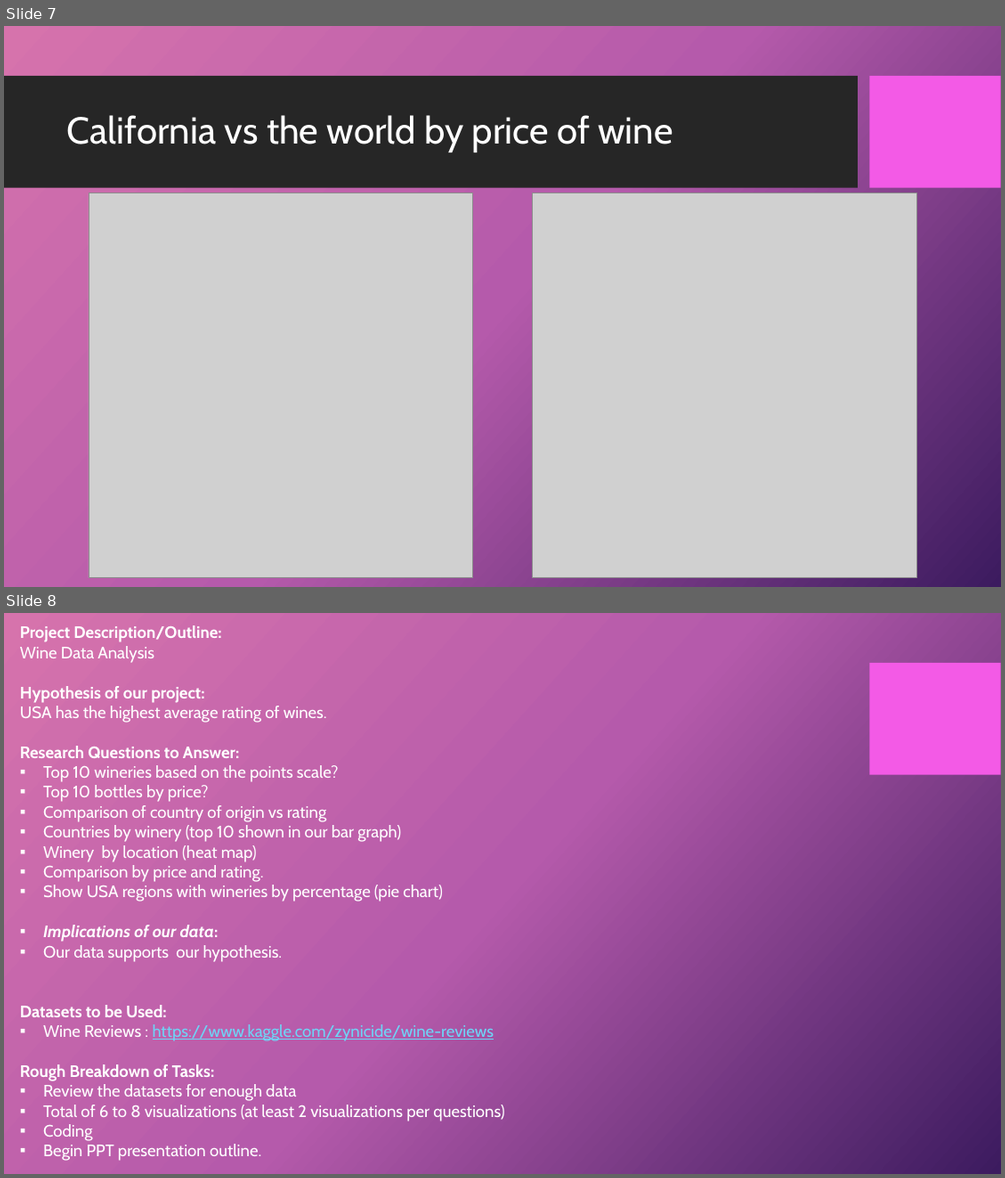
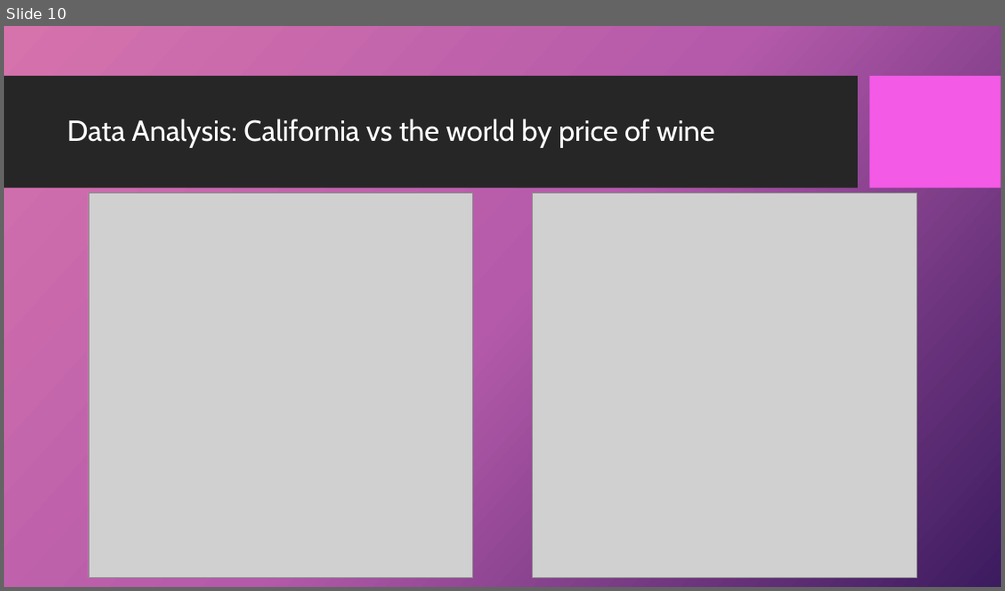
Before and after one commit to 4Reference/Project1, a slide deck: Data Science_Project 1_Group2.pptx. Shown one above the other, each under a label of ours: slides 7 and 8 before the commit, slide 10 after it. The pictures are 1005x1178 and 1005x591 pixels, drawn with LibreOffice and Linux fonts; fonts in the diff are those of the drawing; grey boxes stand for pictures; background and template pictures are left out. Boxes give left, top, right and bottom in pixels: in the first picture for what was removed or moved away, otherwise in the second. Text is boxed around its words. In the diff, an @@ line names an element or a change of style, - is before the commit and + after.

```diff
--- a/Data Science_Project 1_Group2.pptx
+++ b/Data Science_Project 1_Group2.pptx
@@ slide 8 removed at (4, 613, 1001, 1174), background picture (left out); not listed: 1 template element that a slide beside it also shows @@
@@ text removed at (20, 625, 504, 1160) @@
-Project Description/Outline:
-Wine Data Analysis
-Hypothesis of our project:
-USA has the highest average rating of wines.
-Research Questions to Answer:
-▪ Top 10 wineries based on the points scale?
-▪ Top 10 bottles by price?
-▪ Comparison of country of origin vs rating
-▪ Countries by winery (top 10 shown in our bar graph)
-▪ Winery by location (heat map)
-▪ Comparison by price and rating.
-▪ Show USA regions with wineries by percentage (pie chart)
-▪ Implications of our data:
-▪ Our data supports our hypothesis.
-Datasets to be Used:
-▪ Wine Reviews : https://www.kaggle.com/zynicide/wine-reviews
-Rough Breakdown of Tasks:
-▪ Review the datasets for enough data
-▪ Total of 6 to 8 visualizations (at least 2 visualizations per questions)
-▪ Coding
-▪ Begin PPT presentation outline.
@@ what was slide 7 is now slide 10 @@
@@ slide 10 changed as well @@
@@ title at (67, 119, 715, 148): text changed; size 36 to 28 pt @@
-California vs the world by price of wine
+Data Analysis: California vs the world by price of wine
```
Also in this commit, not shown: 5 other slides changed, 10 slides added, 6 other slides removed.
